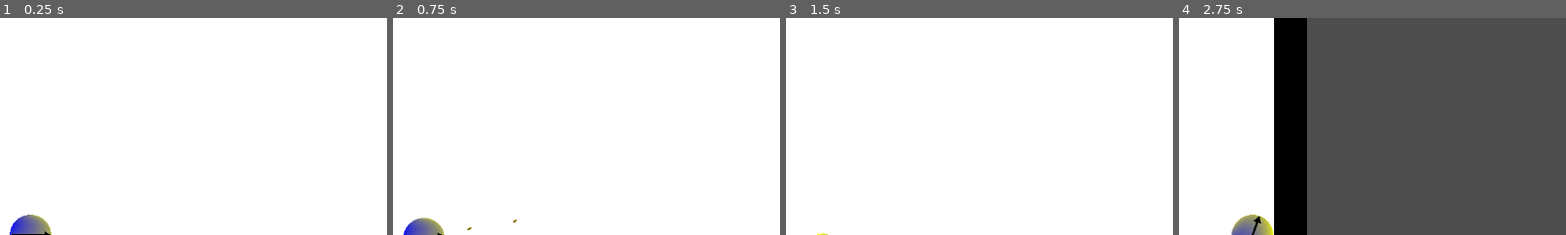
Above: before the commit, frames 1-4 (left to right).
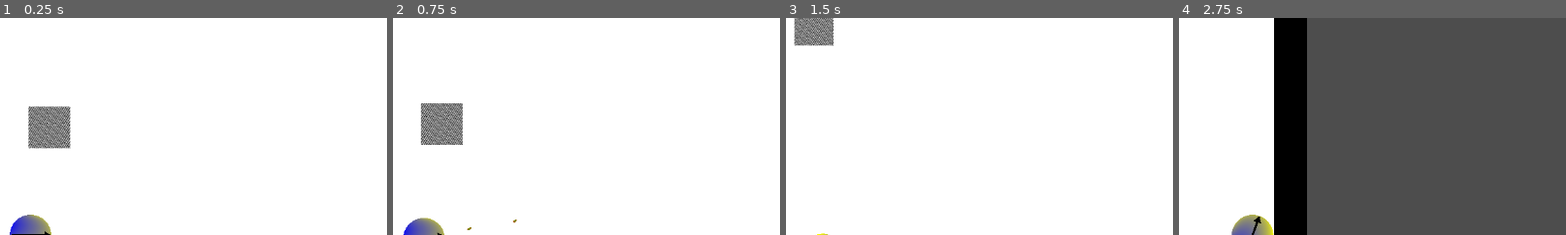
Above: after the commit, the same moments.

Repository: Hashim-the-masher/Game_with_fawas
Game: Godot game, scene res://Playground.tscn
The game is run twice, just before and just after one commit, with the same random seed, the same clock (stepped at 60 frames per second) and the same inputs.
Inputs (mouse positions are % of the whole screen's width and height, from its top left):
- Up to frame 1 (0.25 s): no input
- Up to frame 2 (0.75 s): tap Enter at 0.5 s; move the mouse to (72, 45) at 0.52 s; hold D (right) from 0.53 s (still down); click (72, 45) at 0.6 s
- Up to frame 3 (1.5 s): move the mouse to (30, 55) at 1.27 s; release D (right) at 1.28 s; hold S (down) from 1.28 s (still down); tap Mouse wheel down (scroll down) at 1.35 s
- Up to frame 4 (2.75 s): move the mouse to (60, 28) at 2.02 s; release S (down) at 2.03 s; hold D (right) from 2.03 s (still down); tap Mouse wheel up (scroll up) at 2.1 s
The pictures show only the part of the screen within x 46-96%, y 0-50%; the shares and areas given below are measured in that part.

The runs differ from the first frame. In frame 1, 2.2% of the frame differs, in the area x 7-19%, y 40-61%; in frame 2, 2.1%; in frame 3, 1.3%; in frame 4, nothing differs.

Commit message:
adding breakable tiles

Diff:
--- a/Playground.tscn
+++ b/Playground.tscn
@@ -1,9 +1,10 @@
-[gd_scene load_steps=7 format=4 uid="uid://dyv0earpf0pyp"]
+[gd_scene load_steps=8 format=4 uid="uid://dyv0earpf0pyp"]
 
 [ext_resource type="PackedScene" uid="uid://c4uv6fisup5fn" path="res://Player character.tscn" id="1_80c3a"]
 [ext_resource type="Texture2D" uid="uid://4wkwkxtu4e0c" path="res://Map.jpg" id="2_d17em"]
 [ext_resource type="PackedScene" uid="uid://dc8br0tfcp4pa" path="res://Dash enemy.tscn" id="3_46faf"]
 [ext_resource type="PackedScene" uid="uid://c40canctt3jv8" path="res://Smash enemy.tscn" id="4_threo"]
+[ext_resource type="PackedScene" uid="uid://dfi00lor8lwr0" path="res://Smash(able) tiles.tscn" id="5_threo"]
 
 [sub_resource type="TileSetAtlasSource" id="TileSetAtlasSource_46faf"]
 texture = ExtResource("2_d17em")
@@ -63,5 +64,8 @@
 [node name="smash" parent="." instance=ExtResource("4_threo")]
 position = Vector2(-38, -92)
 
+[node name="Breakables" parent="." instance=ExtResource("5_threo")]
+position = Vector2(9, -52)
+
 [connection signal="kill" from="dash" to="player" method="_on_dash_kill"]
 [connection signal="kill" from="smash" to="player" method="_on_smash_kill"]
--- /dev/null
+++ b/Smash(able) tiles.tscn
@@ -0,0 +1,36 @@
+[gd_scene load_steps=6 format=3 uid="uid://dfi00lor8lwr0"]
+
+[ext_resource type="Script" path="res://smash(able)_tiles.gd" id="1_dy50x"]
+
+[sub_resource type="QuadMesh" id="QuadMesh_04h8d"]
+
+[sub_resource type="Gradient" id="Gradient_dy50x"]
+
+[sub_resource type="GradientTexture2D" id="GradientTexture2D_mw3pq"]
+gradient = SubResource("Gradient_dy50x")
+fill_from = Vector2(0.9626168, 0.023364486)
+repeat = 1
+
+[sub_resource type="RectangleShape2D" id="RectangleShape2D_2oxmi"]
+
+[node name="Breakables" type="StaticBody2D"]
+collision_layer = 2
+collision_mask = 29
+script = ExtResource("1_dy50x")
+
+[node name="MeshInstance2D" type="MeshInstance2D" parent="."]
+scale = Vector2(20, 20)
+mesh = SubResource("QuadMesh_04h8d")
+texture = SubResource("GradientTexture2D_mw3pq")
+
+[node name="CollisionShape2D" type="CollisionShape2D" parent="."]
+shape = SubResource("RectangleShape2D_2oxmi")
+
+[node name="Area2D" type="Area2D" parent="."]
+collision_layer = 2
+collision_mask = 32
+
+[node name="CollisionShape2D" type="CollisionShape2D" parent="Area2D"]
+shape = SubResource("RectangleShape2D_2oxmi")
+
+[connection signal="area_entered" from="Area2D" to="." method="_on_area_2d_area_entered"]
--- /dev/null
+++ b/smash(able)_tiles.gd
@@ -0,0 +1,5 @@
+extends StaticBody2D
+
+
+func _on_area_2d_area_entered(area: Area2D) -> void:
+	queue_free()
Not shown, added: smash(able)_tiles.gd.uid
